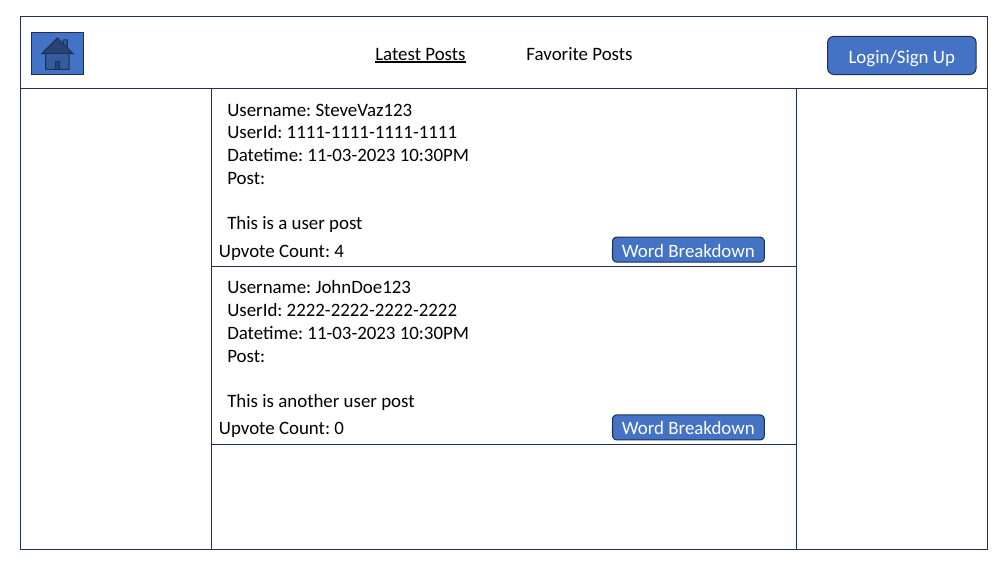
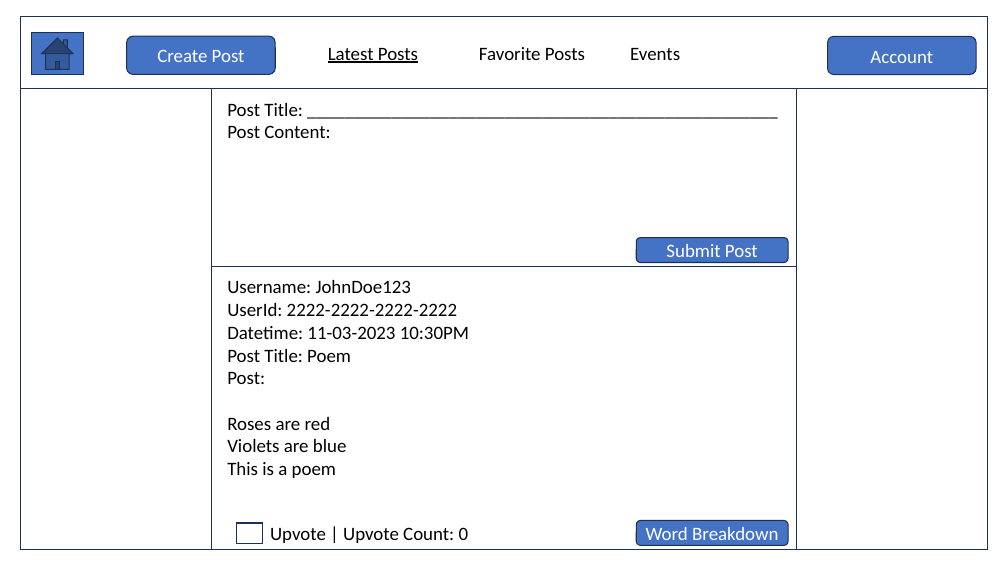
Before and after one commit to seniorscooba/Web_Programming_Final_Project, a slide deck: slide 8 of Documents/final_project_planning.pptx (slide 7 before the commit). Drawn at 1008x567 pixels with LibreOffice and Linux fonts; fonts in the diff are those of the drawing. Boxes give left, top, right and bottom in pixels: in the first picture for what was removed or moved away, otherwise in the second. Text is boxed around its words. In the diff, an @@ line names an element or a change of style, - is before the commit and + after.

```diff
--- a/Documents/final_project_planning.pptx
+++ b/Documents/final_project_planning.pptx
@@ rounded rectangle added at (127,36,276,75), fill #4472C4, outline #1E3256 1 pt, 18 pt, text #FFFFFF @@
+Create Post
@@ text in rectangle at (328,47,680,63): text changed @@
-Latest Posts Favorite Posts
+Latest Posts Favorite Posts Events
@@ text in rounded rectangle at (870,51,933,63): text changed @@
-Login/Sign Up
+Account
@@ text at (227,103,330,138): text changed @@
-Username: SteveVaz123
-UserId: 1111-1111-1111-1111
-Datetime: 11-03-2023 10:30PM
-Post:
-This is a user post
+Post Title: __________________________________________________
+Post Content:
@@ rounded rectangle "Submit Post": place and size @@
-rounded rectangle "Submit Post" at (613,237,765,262)
+rounded rectangle "Submit Post" at (637,237,789,262)
@@ rectangle: place and size @@
-rectangle at (212,267,797,445)
+rectangle at (212,267,797,551)
@@ text removed at (219,244,344,260) @@
-Upvote Count: 4
@@ text in rounded rectangle at (666,244,758,263): text changed @@
-Word Breakdown
+Submit Post
@@ text at (227,349,351,362): paragraph added @@
+Post Title: Poem
@@ text at (227,417,347,478): text changed @@
-This is another user post
+Roses are red
+Violets are blue
+This is a poem
@@ rectangle removed at (212,445,797,551) @@
@@ rectangle added at (237,523,262,544), outline #1E3256 1 pt @@
@@ text at (270,527,469,543): text changed @@
-Upvote Count: 0
+Upvote | Upvote Count: 0
@@ rounded rectangle "Word Breakdown": place and size @@
-rounded rectangle "Word Breakdown" at (613,415,765,440)
+rounded rectangle "Word Breakdown" at (637,520,789,545)
```
Also in this commit, not shown: 3 other slides changed, 1 slide added.
